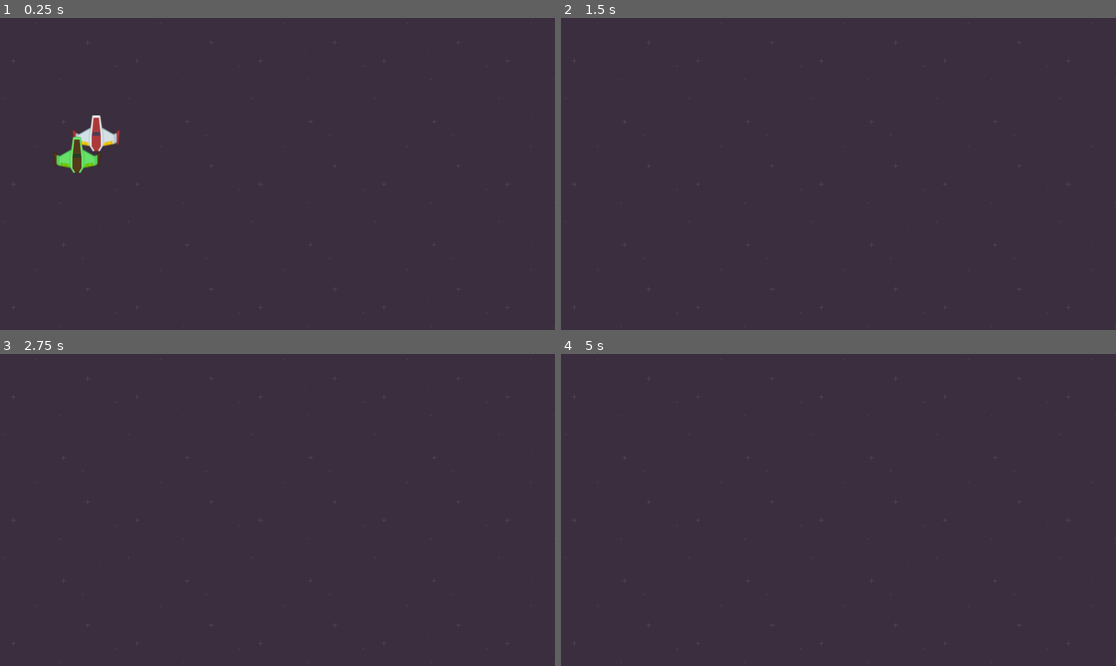
Above: before the commit, frames 1-4 (two rows, left to right).
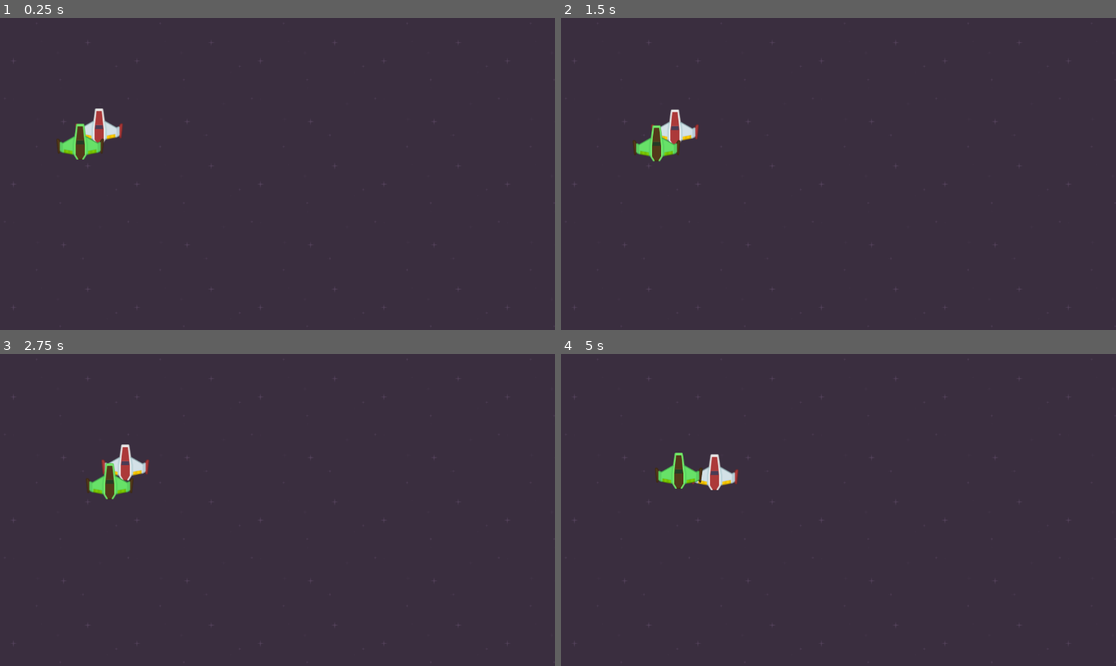
Above: after the commit, the same moments.

Repository: dfcut8/speedysaucer
Game: Godot game, scene res://scenes/level_1.tscn
Same seed, same stepped clock (60 frames per second), same inputs: the game is played once before the commit and once after it.
Inputs:
- Up to frame 1 (0.25 s): no input
- Up to frame 2 (1.5 s): no input
- Up to frame 3 (2.75 s): no input
- Up to frame 4 (5 s): no input

The runs differ from the first frame. In frame 1, 1.2% of the frame differs, in the area x 9-23%, y 28-50%; in frame 2, 0.9%; in frame 3, 1.0%; in frame 4, 1.0%.

Commit message:
simple statements

Diff:
--- a/scenes/level_1.tscn
+++ b/scenes/level_1.tscn
@@ -19,4 +19,3 @@
 [node name="player2" parent="player" instance=ExtResource("2_bswci")]
 modulate = Color(0.486667, 1, 0.45, 1)
 position = Vector2(-40, 31)
-gravity_scale = 1.0
--- a/scenes/player.gd
+++ b/scenes/player.gd
@@ -1 +1,11 @@
 extends RigidBody2D
+
+func _ready() -> void:
+	apply_impulse(Vector2(25, 0))
+
+func _process(delta: float) -> void:
+	pass
+
+func _physics_process(delta: float) -> void:
+	var r = randf_range(-100, 100)
+	apply_force(Vector2(r, r))
--- a/scenes/player.tscn
+++ b/scenes/player.tscn
@@ -6,7 +6,7 @@
 [sub_resource type="CanvasItemMaterial" id="CanvasItemMaterial_3vyb7"]
 
 [node name="player" type="RigidBody2D"]
-gravity_scale = 0.5
+gravity_scale = 0.0
 script = ExtResource("1_g2els")
 
 [node name="sprite" type="Sprite2D" parent="."]
